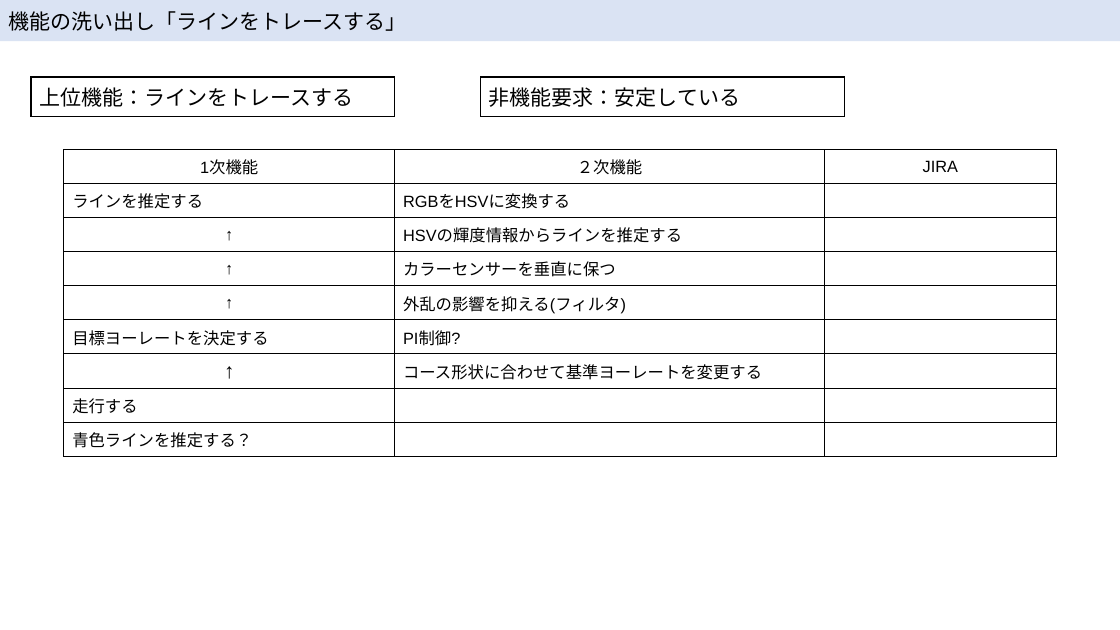
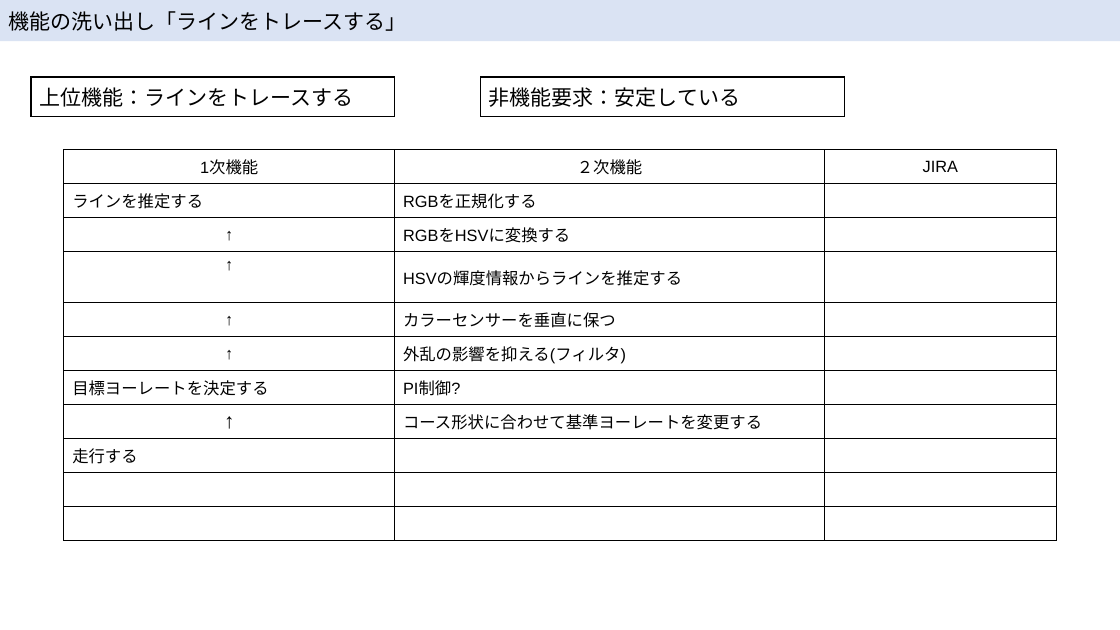
Before and after one commit to McRobo2019/ET_Robo_2019, a slide deck: slide 9 of Documents/hirojiren_設計ノート.pptx. Drawn at 1120x630 pixels with LibreOffice and Linux fonts; fonts in the diff are those of the drawing. Boxes give left, top, right and bottom in pixels: in the first picture for what was removed or moved away, otherwise in the second. Text is boxed around its words. In the diff, an @@ line names an element or a change of style, - is before the commit and + after.

```diff
--- a/Documents/hirojiren_設計ノート.pptx
+++ b/Documents/hirojiren_設計ノート.pptx
@@ table at [64, 150, 1057, 538] @@
-row 2: ラインを推定する | RGBをHSVに変換する | 
+row 2: ラインを推定する | RGBを正規化する | 
+row 3: ↑ | RGBをHSVに変換する | 
-row 9: 青色ラインを推定する？ |  | 
+row 10:  |  | 
+row 11:  |  | 
```
Also in this commit, not shown: 1 other slide changed, 2 slides added, 1 other file.
